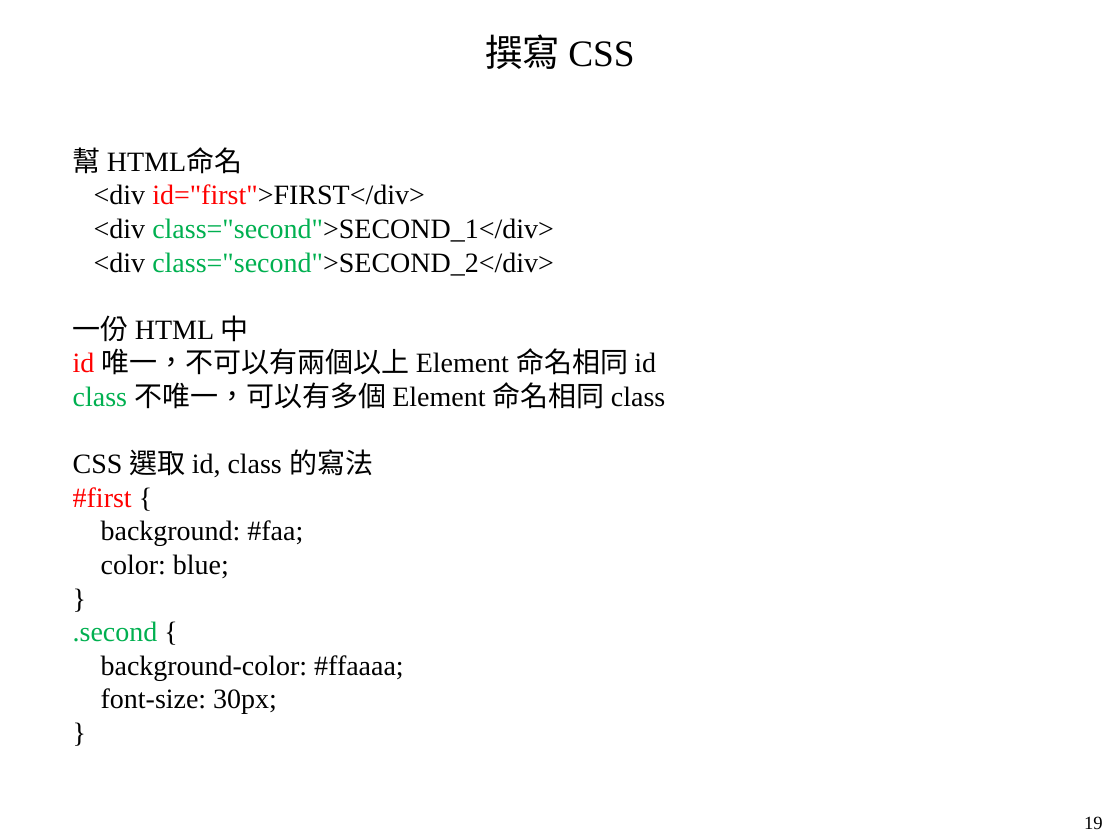
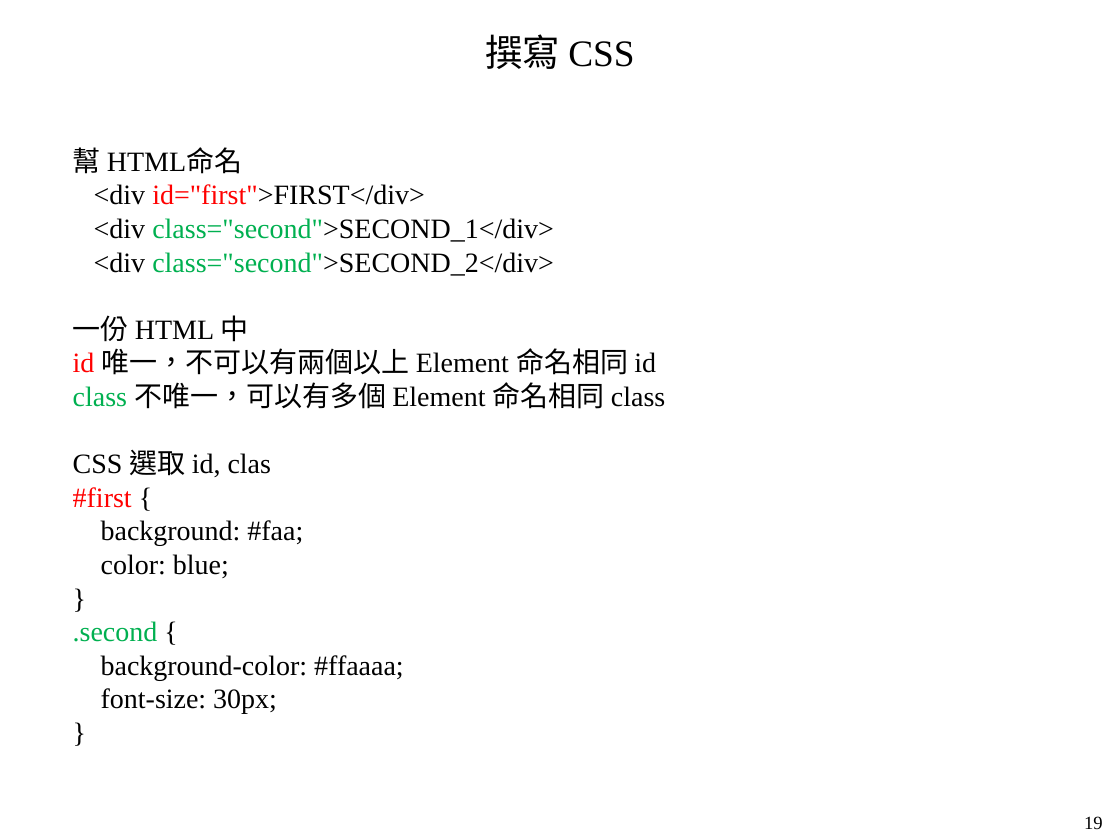
Before and after one commit to mar120434/2021_web_tutor, a slide deck: slide 21 of 靜態網頁.pptx. Drawn at 1120x840 pixels with LibreOffice and Linux fonts; fonts in the diff are those of the drawing. Boxes give left, top, right and bottom in pixels: in the first picture for what was removed or moved away, otherwise in the second. Text is boxed around its words. In the diff, an @@ line names an element or a change of style, - is before the commit and + after.

```diff
--- a/靜態網頁.pptx
+++ b/靜態網頁.pptx
@@ text at [73, 450, 271, 477]: text changed @@
-CSS 選取 id, class 的寫法
+CSS 選取 id, clas
```
Also in this commit, not shown: 2 other slides changed, 1 slide added, 1 other file.
